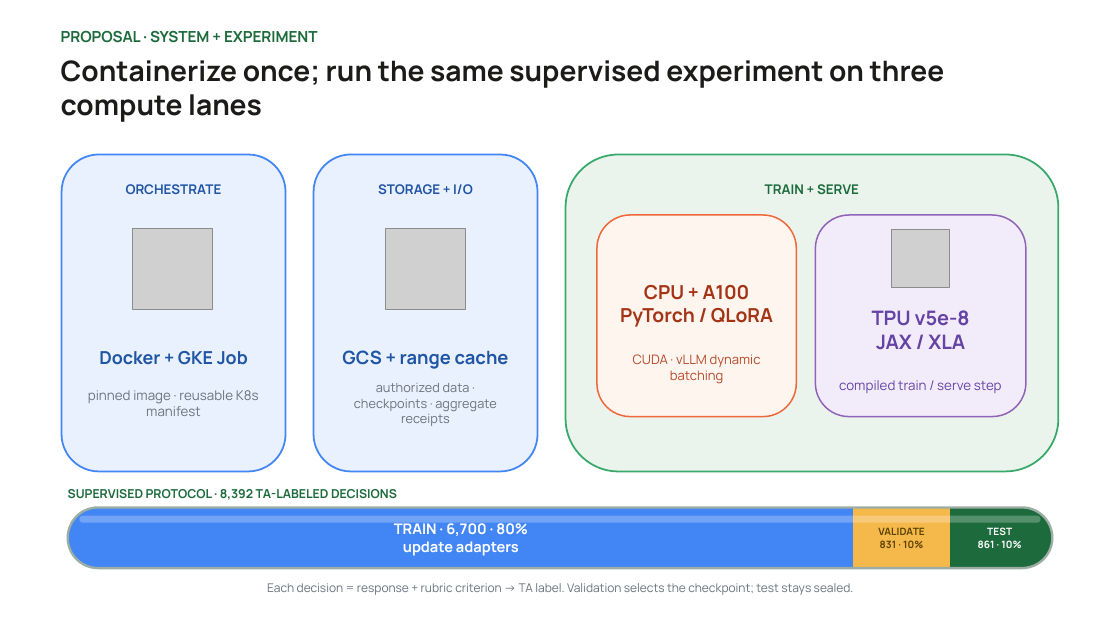
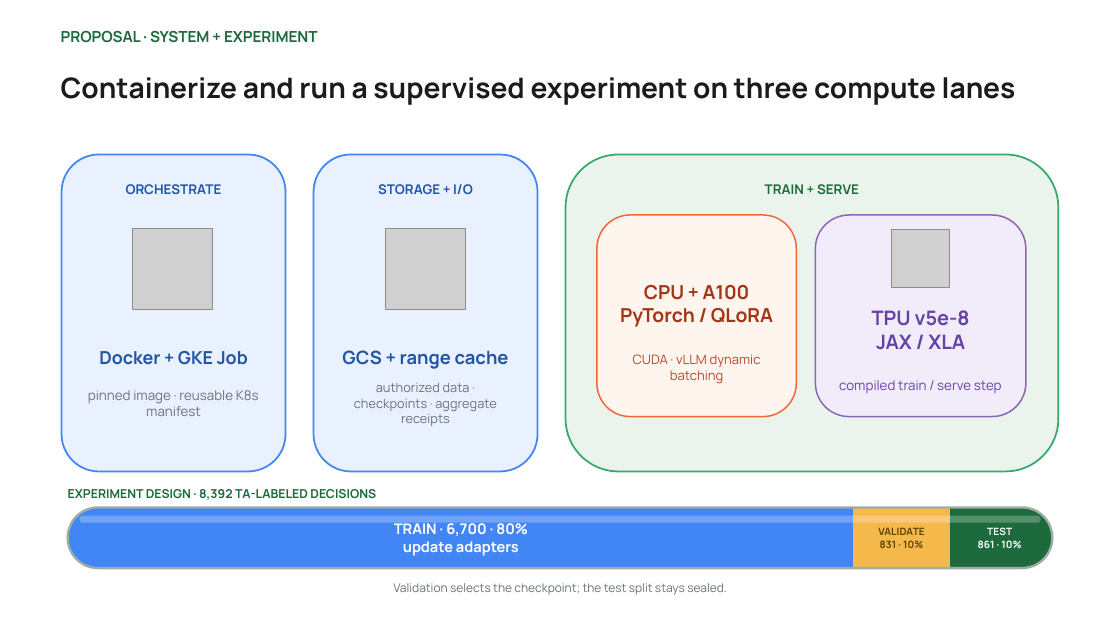
Before and after one commit to seanyepez/me344ricechem, a slide deck: slide 2 of slides/ME344_RiceChem_Option2_5_Slides.pptx. Drawn at 1120x630 pixels with LibreOffice and Linux fonts; fonts in the diff are those of the drawing; grey boxes stand for pictures. Boxes give left, top, right and bottom in pixels: in the first picture for what was removed or moved away, otherwise in the second. Text is boxed around its words. In the diff, an @@ line names an element or a change of style, - is before the commit and + after.

```diff
--- a/slides/ME344_RiceChem_Option2_5_Slides.pptx
+++ b/slides/ME344_RiceChem_Option2_5_Slides.pptx
@@ text at [61,77,1016,105]: text changed @@
-Containerize once; run the same supervised experiment on three compute lanes
+Containerize and run a supervised experiment on three compute lanes
@@ text at [68,489,376,500]: text changed @@
-SUPERVISED PROTOCOL · 8,392 TA-LABELED DECISIONS
+EXPERIMENT DESIGN · 8,392 TA-LABELED DECISIONS
@@ text at [393,583,727,595]: text changed @@
-Each decision = response + rubric criterion → TA label. Validation selects the checkpoint; test stays sealed.
+Validation selects the checkpoint; the test split stays sealed.
```
Also in this commit, not shown: 3 other files.
